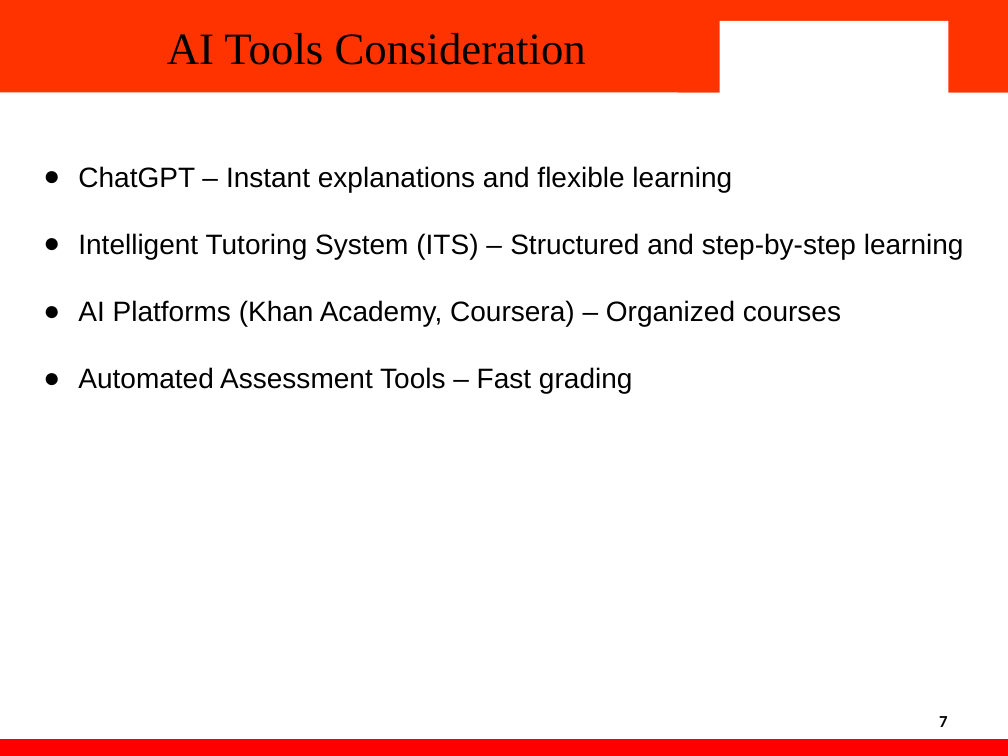
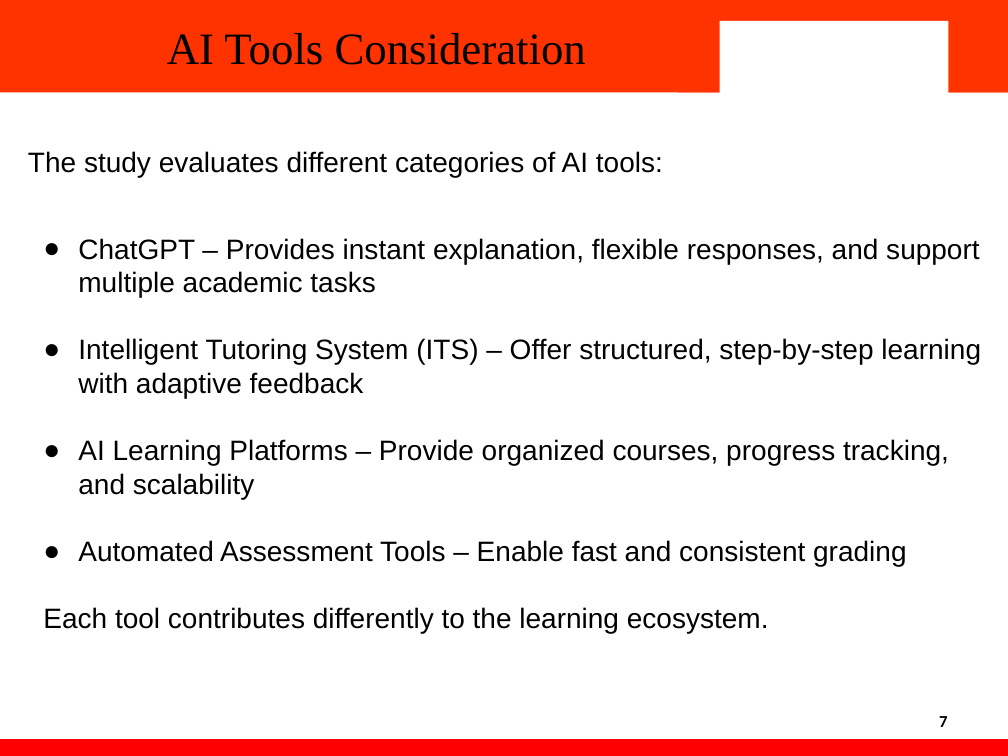
Before and after one commit to Heykrishna/impact-of-ai-on-education, a slide deck: slide 7 of PPT/Final.pptx. Drawn at 1008x756 pixels with LibreOffice and Linux fonts; fonts in the diff are those of the drawing; background and template pictures are left out. Boxes give left, top, right and bottom in pixels: in the first picture for what was removed or moved away, otherwise in the second. Text is boxed around its words. In the diff, an @@ line names an element or a change of style, - is before the commit and + after.

```diff
--- a/PPT/Final.pptx
+++ b/PPT/Final.pptx
@@ text at (28, 151, 981, 634): text changed @@
-● ChatGPT – Instant explanations and flexible learning
-● Intelligent Tutoring System (ITS) – Structured and step-by-step learning
-● AI Platforms (Khan Academy, Coursera) – Organized courses
-● Automated Assessment Tools – Fast grading
+The study evaluates different categories of AI tools:
+● ChatGPT – Provides instant explanation, flexible responses, and support multiple academic tasks
+● Intelligent Tutoring System (ITS) – Offer structured, step-by-step learning with adaptive feedback
+● AI Learning Platforms – Provide organized courses, progress tracking, and scalability
+● Automated Assessment Tools – Enable fast and consistent grading
+Each tool contributes differently to the learning ecosystem.
```
Also in this commit, not shown: 16 other slides changed, 3 slides removed.
